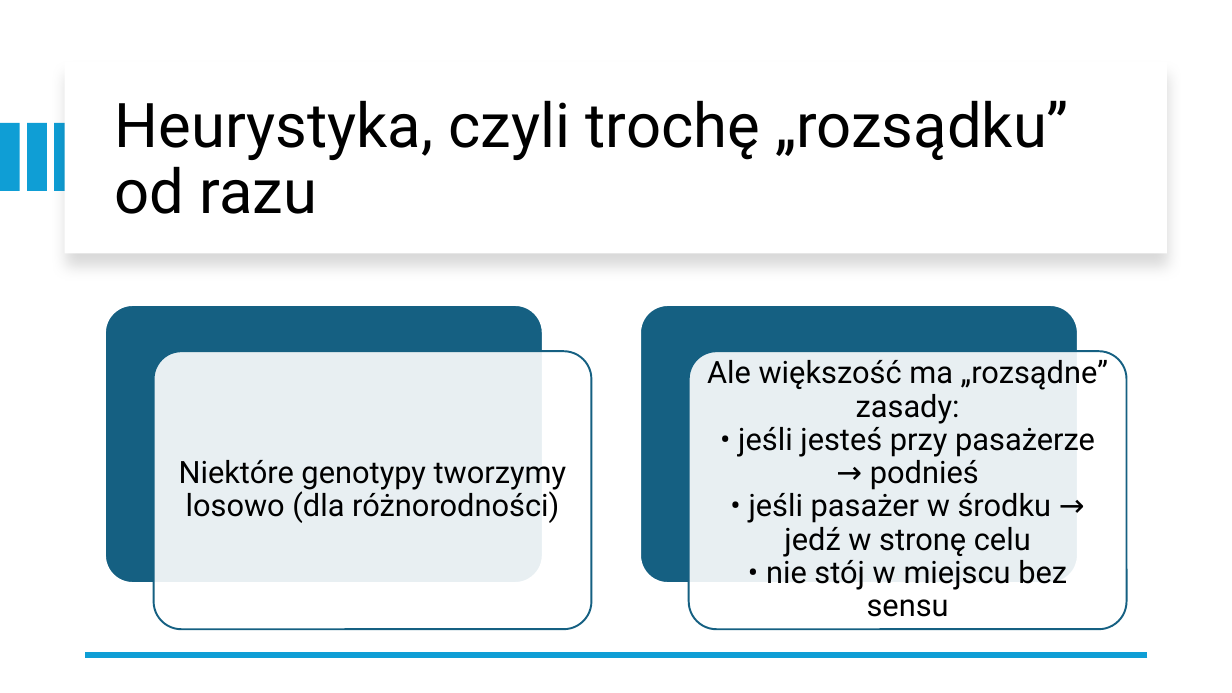
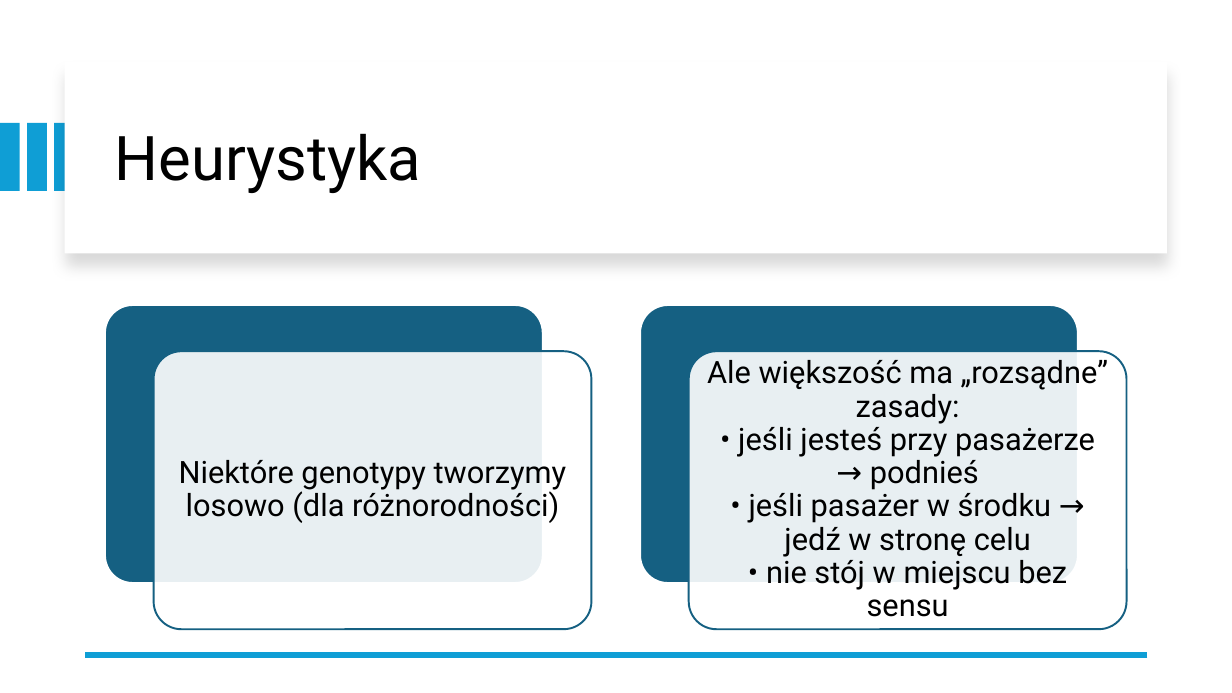
Before and after one commit to kargla3/taxi-v3-genetic-algorithm, a slide deck: slide 10 of Algorytm genetyczny „Taxi_v3.pptx (slide 13 before the commit). Drawn at 1232x693 pixels with LibreOffice and Linux fonts; fonts in the diff are those of the drawing. Boxes give left, top, right and bottom in pixels: in the first picture for what was removed or moved away, otherwise in the second. Text is boxed around its words. In the diff, an @@ line names an element or a change of style, - is before the commit and + after.

```diff
--- a/Algorytm genetyczny „Taxi_v3.pptx
+++ b/Algorytm genetyczny „Taxi_v3.pptx
@@ title at [115,133,422,193]: text changed @@
-Heurystyka, czyli trochę „rozsądku” od razu
+Heurystyka
```
Also in this commit, not shown: 4 other slides changed, 3 slides removed.
